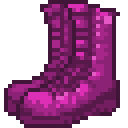
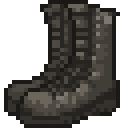
Layered file, before and after one edit (128x128). Changes by layer:
showed "brown" over [4, 0, 120, 128]
hid "pink" over [4, 0, 120, 128]
